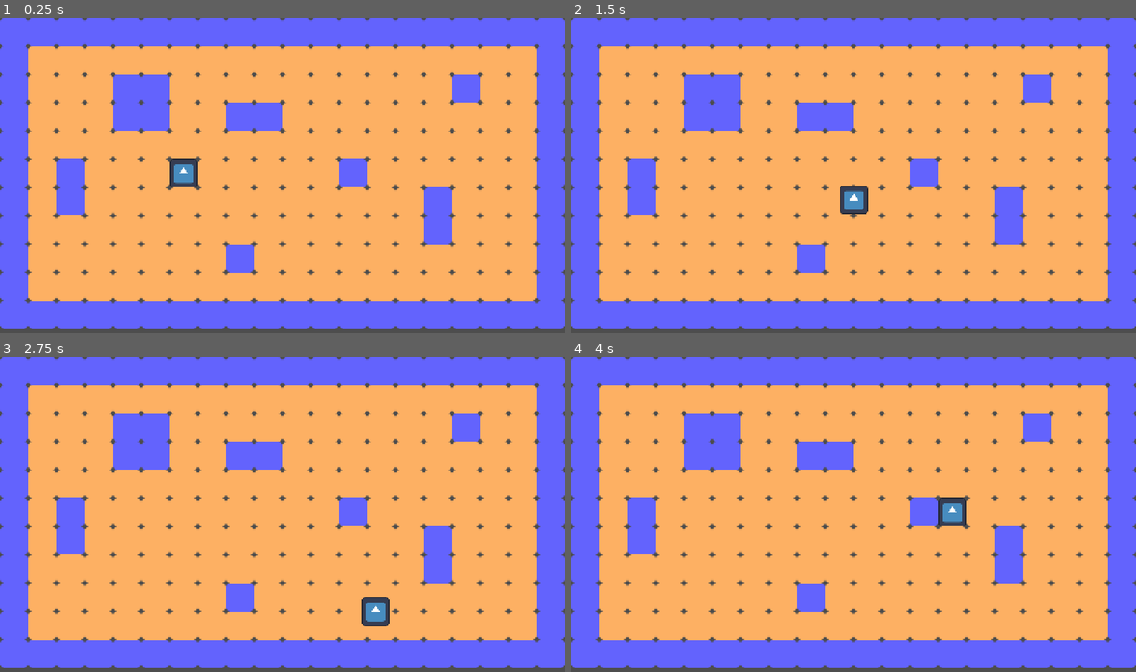
Above: before the commit, frames 1-4 (two rows, left to right).
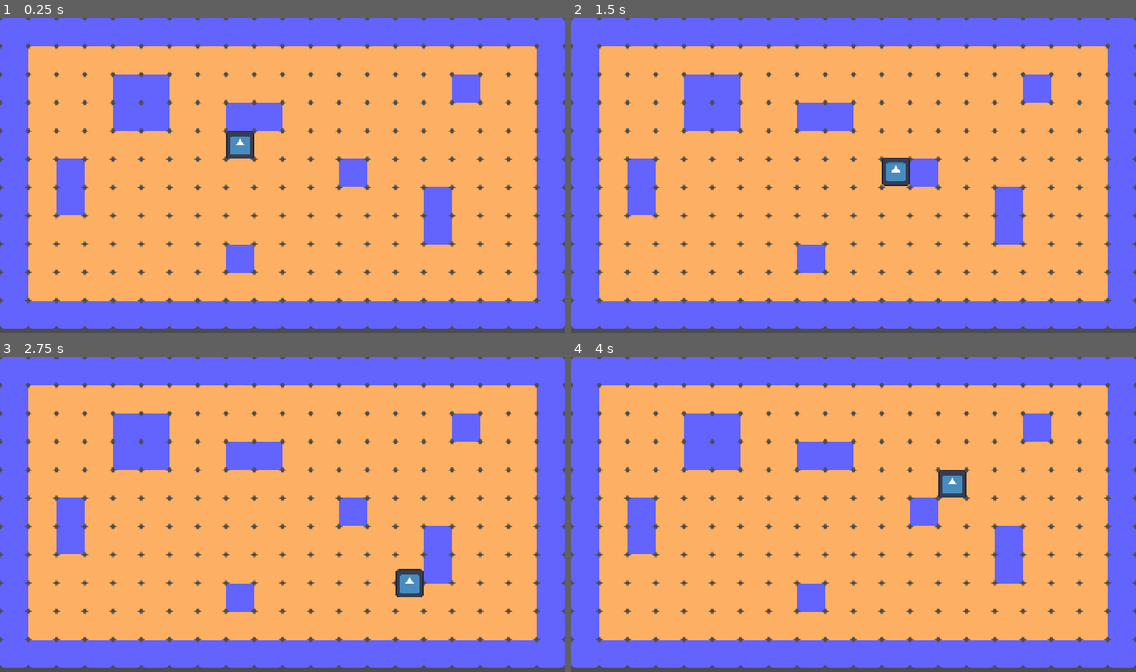
Above: after the commit, the same moments.

Repository: kiralymark/project-01
Game: Godot game, scene res://scenes/game.tscn
The game is run twice, just before and just after one commit, with the same random seed, the same clock (stepped at 60 frames per second) and the same inputs. The engine's default icon, where the game draws it, is replaced by a stand-in: a white triangle on a blue panel in a dark square.
Inputs:
- Up to frame 1 (0.25 s): no input
- Up to frame 2 (1.5 s): tap Enter at 0.5 s; hold Right (ui_right) 0.53-1.28 s; hold Down (ui_down) from 1.28 s (still down)
- Up to frame 3 (2.75 s): release Down (ui_down) at 2.03 s; hold Right (ui_right) from 2.03 s (still down)
- Up to frame 4 (4 s): release Right (ui_right) at 2.78 s; hold Up (ui_up) 2.78-3.53 s; hold Left (ui_left) from 3.53 s (still down)

The runs differ from the first frame. In frame 1, 0.9% of the frame differs, in the area x 30-45%, y 35-54%; in frame 2, 0.9%; in frame 3, 0.9%, in the area x 64-75%, y 67-86%; in frame 4, 0.9%.

Commit message:
Player
Player behaviour seperated from the character behaviour

Diff:
--- /dev/null
+++ b/scenes/characters/character.tscn
@@ -0,0 +1,17 @@
+[gd_scene format=3 uid="uid://bni1rwncecnc8"]
+
+[ext_resource type="Script" uid="uid://d20i66fx083qs" path="res://scripts/scripts/characters/character.gd" id="1_1bdar"]
+[ext_resource type="Texture2D" uid="uid://dfo2frscf7nq4" path="res://assets/sprites/icon.svg" id="2_e22cc"]
+
+[sub_resource type="RectangleShape2D" id="RectangleShape2D_midqa"]
+size = Vector2(64, 64)
+
+[node name="Character" type="CharacterBody2D" unique_id=1216958483]
+script = ExtResource("1_1bdar")
+
+[node name="CollisionShape2D" type="CollisionShape2D" parent="." unique_id=1896379316]
+shape = SubResource("RectangleShape2D_midqa")
+
+[node name="Sprite2D" type="Sprite2D" parent="." unique_id=1863665217]
+scale = Vector2(0.5, 0.5)
+texture = ExtResource("2_e22cc")
--- /dev/null
+++ b/scenes/characters/player.tscn
@@ -0,0 +1,5 @@
+[gd_scene format=3 uid="uid://bpjnckehye837"]
+
+[ext_resource type="PackedScene" uid="uid://bni1rwncecnc8" path="res://scenes/characters/character.tscn" id="1_rp718"]
+
+[node name="Player" unique_id=1216958483 instance=ExtResource("1_rp718")]
--- a/scenes/game.tscn
+++ b/scenes/game.tscn
@@ -1,8 +1,8 @@
 [gd_scene format=4 uid="uid://cnn154f1sebv2"]
 
 [ext_resource type="Texture2D" uid="uid://spkqbs0xqyd5" path="res://assets/sprites/project-01.svg" id="1_uwrxv"]
-[ext_resource type="Script" uid="uid://d20i66fx083qs" path="res://scripts/character_body_2d.gd" id="2_lnu2h"]
-[ext_resource type="Texture2D" uid="uid://dfo2frscf7nq4" path="res://assets/sprites/icon.svg" id="2_yqjtg"]
+[ext_resource type="PackedScene" uid="uid://bpjnckehye837" path="res://scenes/characters/player.tscn" id="2_yqjtg"]
+[ext_resource type="Script" uid="uid://bu5gvm12edcqp" path="res://scripts/scripts/characters/player.gd" id="3_lnu2h"]
 
 [sub_resource type="TileSetAtlasSource" id="TileSetAtlasSource_yqjtg"]
 texture = ExtResource("1_uwrxv")
@@ -16,22 +16,12 @@
 physics_layer_0/collision_layer = 1
 sources/2 = SubResource("TileSetAtlasSource_yqjtg")
 
-[sub_resource type="RectangleShape2D" id="RectangleShape2D_midqa"]
-size = Vector2(64, 64)
-
 [node name="Game" type="Node2D" unique_id=267616368]
 
 [node name="TileMapLayer" type="TileMapLayer" parent="." unique_id=1231806462]
 tile_map_data = PackedByteArray("AAAAAAgAAgABAAAAAAAAAAkAAgABAAAAAAAAAAoAAgABAAAAAAABAAgAAgAAAAAAAAABAAkAAgAAAAAAAAABAA …(3440 unchanged characters)…
 tile_set = SubResource("TileSet_midqa")
 
-[node name="CharacterBody2D" type="CharacterBody2D" parent="." unique_id=1787778026]
-position = Vector2(416, 352)
-script = ExtResource("2_lnu2h")
-
-[node name="CollisionShape2D" type="CollisionShape2D" parent="CharacterBody2D" unique_id=1976467778]
-shape = SubResource("RectangleShape2D_midqa")
-
-[node name="Sprite2D" type="Sprite2D" parent="CharacterBody2D" unique_id=504967128]
-scale = Vector2(0.5, 0.5)
-texture = ExtResource("2_yqjtg")
+[node name="Player" parent="." unique_id=1216958483 instance=ExtResource("2_yqjtg")]
+position = Vector2(544, 288)
+script = ExtResource("3_lnu2h")
--- /dev/null
+++ b/scripts/scripts/characters/character.gd
@@ -0,0 +1,7 @@
+extends CharacterBody2D
+class_name Character
+
+const SPEED: float = 300.0
+
+func move():
+	move_and_slide()
--- a/scripts/character_body_2d.gd
+++ b/scripts/scripts/characters/player.gd
@@ -1,8 +1,8 @@
-extends CharacterBody2D
+extends Character
+class_name Player
 
-const SPEED:float = 300.0
 
-func _physics_process(delta: float) -> void:
+func _process(_delta: float) -> void:
 	# Get the input direction and handle the movement/deceleration.
 	# As good practice, you should replace UI actions with custom gameplay actions.
 	var direction:Vector2 = Vector2(0,0)
@@ -17,4 +17,4 @@
 
 	velocity = direction.normalized() * SPEED
 
-	move_and_slide()
+	move()
Renamed: scripts/character_body_2d.gd.uid -> scripts/scripts/characters/character.gd.uid
Not shown, added: scripts/scripts/characters/player.gd.uid
